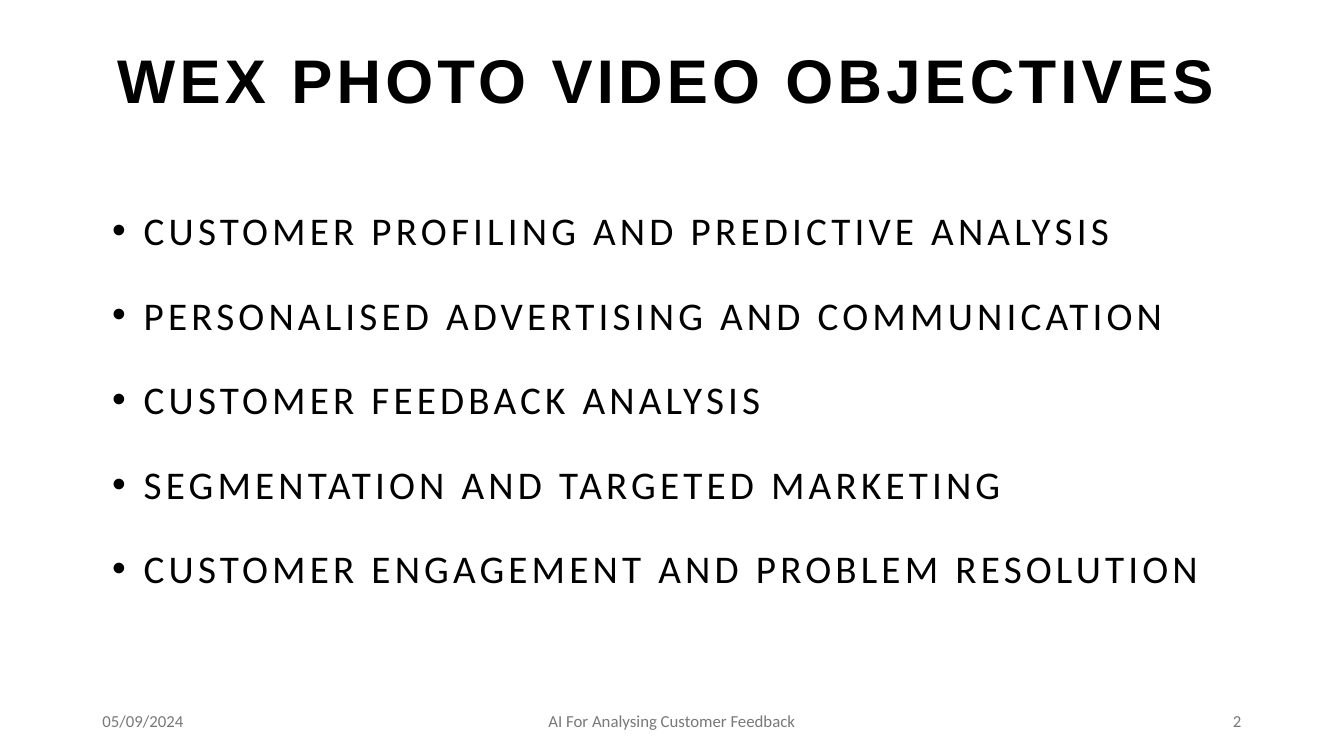
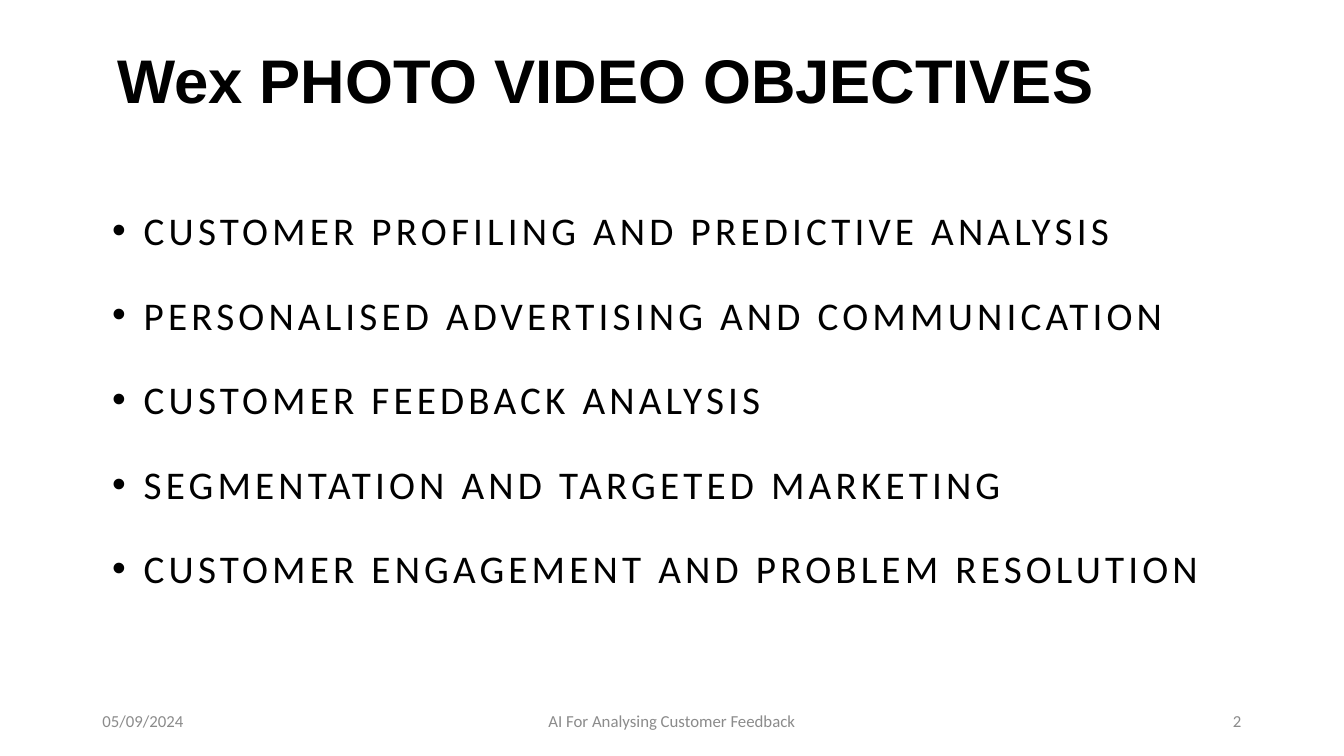
Before and after one commit to amansethuea/WexPhotoVideo, a slide deck: slide 2 of BERT/Thesis_Report/AmanSeth_MScPresentation.pptx. Drawn at 1344x756 pixels with LibreOffice and Linux fonts; fonts in the diff are those of the drawing. Boxes give left, top, right and bottom in pixels: in the first picture for what was removed or moved away, otherwise in the second. Text is boxed around its words. In the diff, an @@ line names an element or a change of style, - is before the commit and + after.

Commit message:
Revamped Presentation PPT as per supervisor feedback

```diff
--- a/BERT/Thesis_Report/AmanSeth_MScPresentation.pptx
+++ b/BERT/Thesis_Report/AmanSeth_MScPresentation.pptx
@@ title at [117, 60, 1093, 104]: text changed @@
-WEX PHOTO VIDEO OBJECTIVES
+Wex PHOTO VIDEO OBJECTIVES
@@ text colour #797979 to #8C8C8C in 3 elements at [102, 715, 183, 728], [548, 715, 795, 730], [1233, 716, 1241, 727] @@
```
Also in this commit, not shown: 41 other slides changed, 9 slides added, 36 slides removed.
